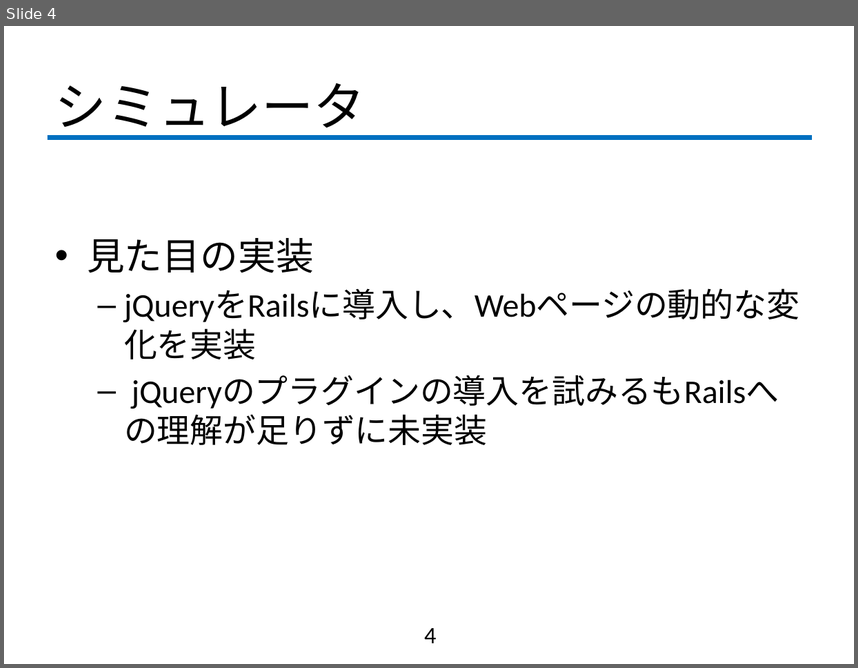
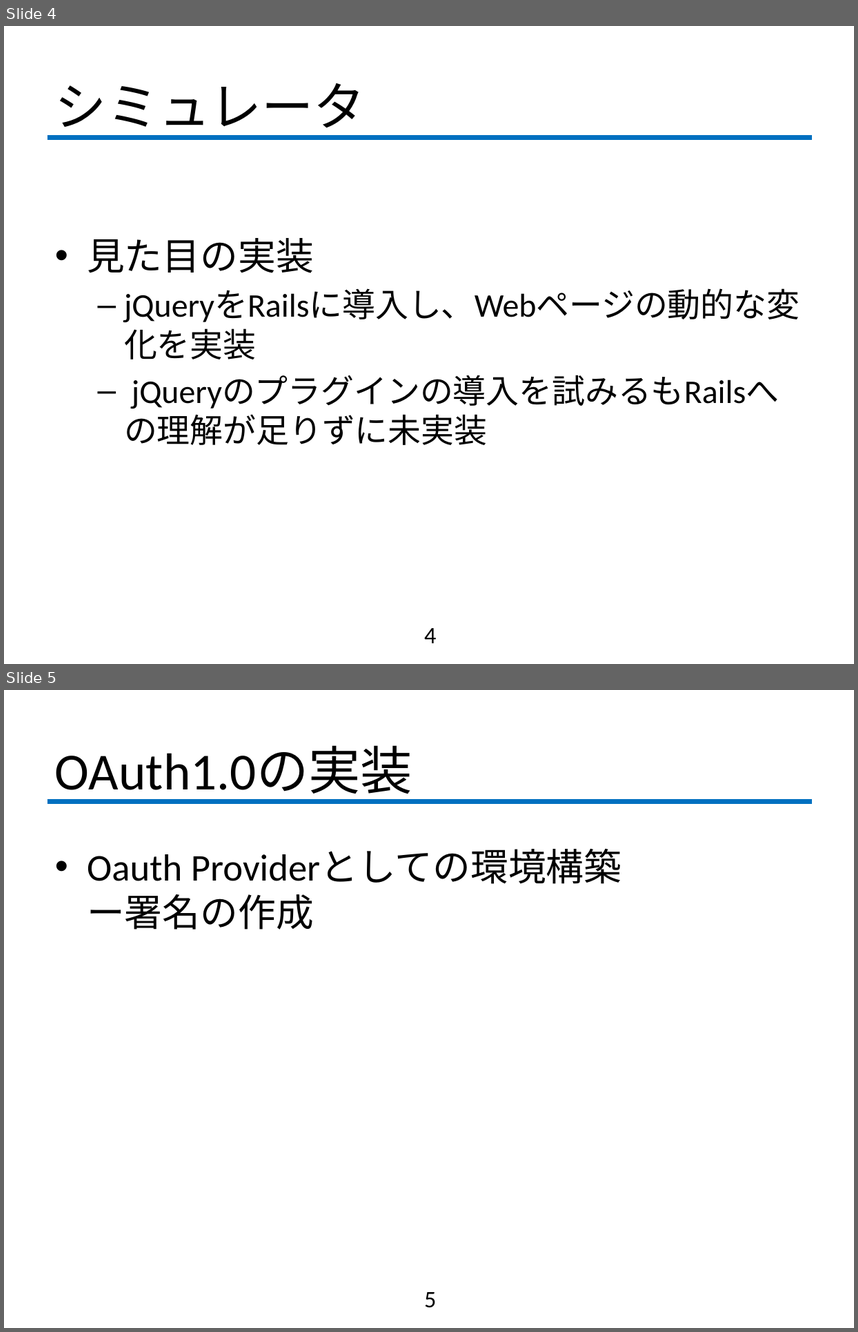
Before and after one commit to fujiLabo/fuji_simu, a slide deck: 0920進捗.pptx. Shown one above the other, each under a label of ours: slide 4 before the commit, slides 4 and 5 after it. The pictures are 858x668 and 858x1332 pixels, drawn with LibreOffice and Linux fonts; fonts in the diff are those of the drawing; background and template pictures are left out. Boxes give left, top, right and bottom in pixels: in the first picture for what was removed or moved away, otherwise in the second. Text is boxed around its words. In the diff, an @@ line names an element or a change of style, - is before the commit and + after.

```diff
--- a/0920進捗.pptx
+++ b/0920進捗.pptx
@@ slide 5 added at [4, 690, 854, 1328], background #FFFFFF; not listed: 1 template element that a slide beside it also shows @@
@@ title added at [55, 746, 412, 801], 44 pt, text #000000 @@
+OAuth1.0の実装
@@ text added at [87, 849, 622, 929], 32 pt, text #000000 @@
+• Oauth Providerとしての環境構築
+  ー署名の作成
@@ page number added at [424, 1292, 436, 1308], 20 pt, text #000000 @@
+5
```
Also in this commit, not shown: 2 other slides added, 7 other files.
